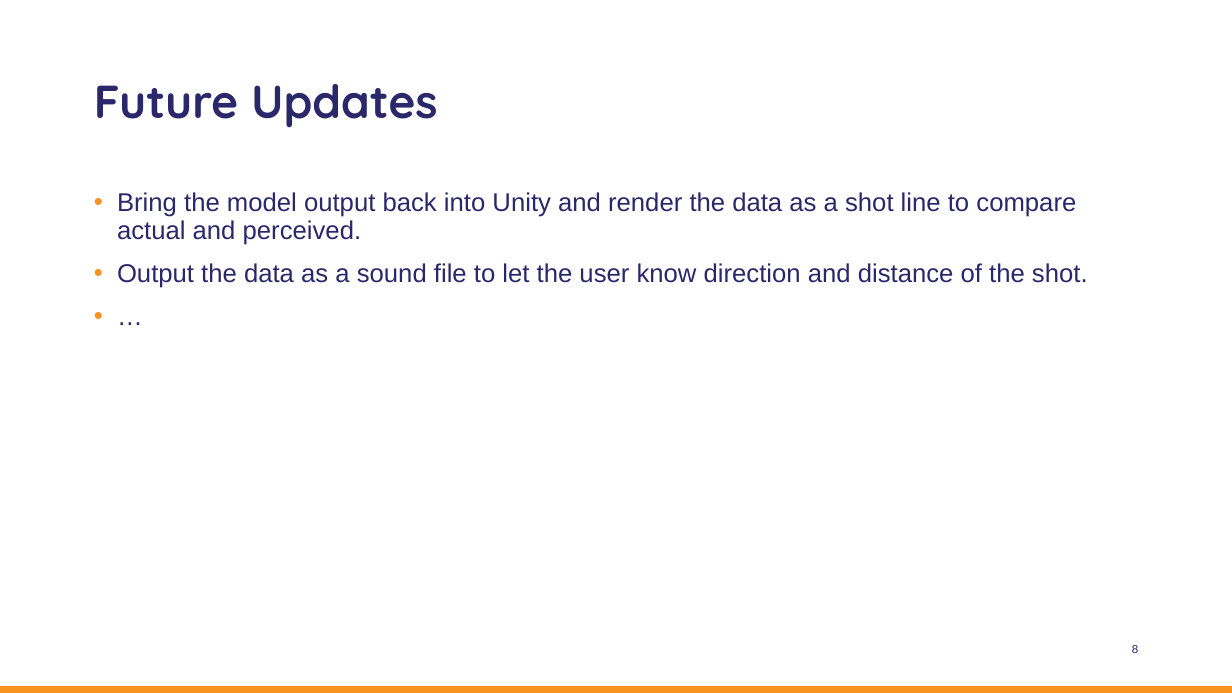
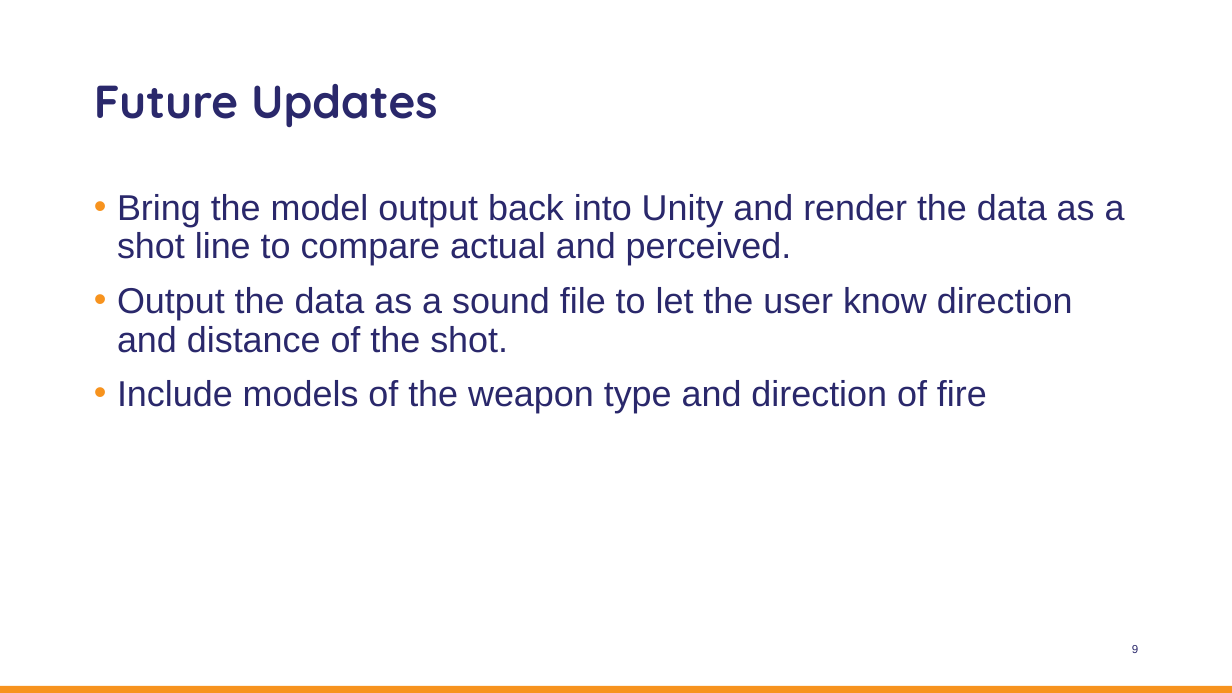
Before and after one commit to OctoConsulting/AudioHack2021, a slide deck: slide 9 of Hackathon_PPT_2021 Seeing Ear Bats.pptx (slide 8 before the commit). Drawn at 1232x693 pixels with LibreOffice and Linux fonts; fonts in the diff are those of the drawing; background and template pictures are left out. Boxes give left, top, right and bottom in pixels: in the first picture for what was removed or moved away, otherwise in the second. Text is boxed around its words. In the diff, an @@ line names an element or a change of style, - is before the commit and + after.

Commit message:
working models

```diff
--- a/Hackathon_PPT_2021 Seeing Ear Bats.pptx
+++ b/Hackathon_PPT_2021 Seeing Ear Bats.pptx
@@ text at (x1=117, y1=194, x2=1125, y2=353): size 20 to 28 pt in "Bring the model output back into Unity ...", "Output the data as a sound file ..." @@
@@ text at (x1=117, y1=380, x2=987, y2=413): text changed; size 20 to 28 pt @@
-• …
+• Include models of the weapon type and direction of fire
```
Also in this commit, not shown: 1 other slide changed, 2 slides added, 1 slide removed, 8 other files.
